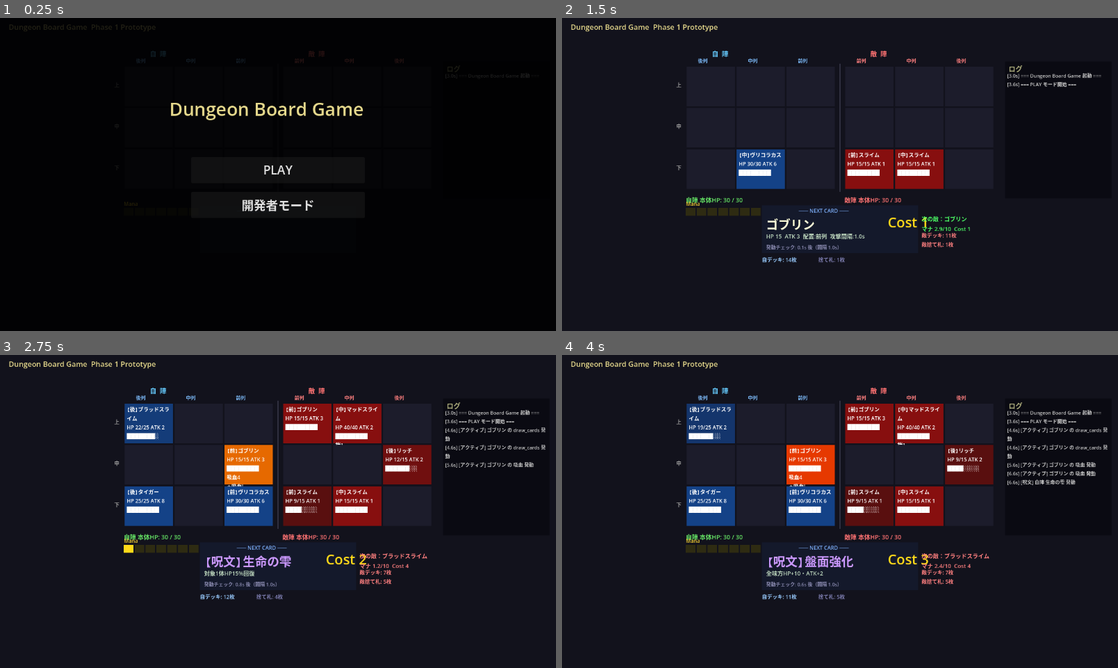
Above: before the commit, frames 1-4 (two rows, left to right).
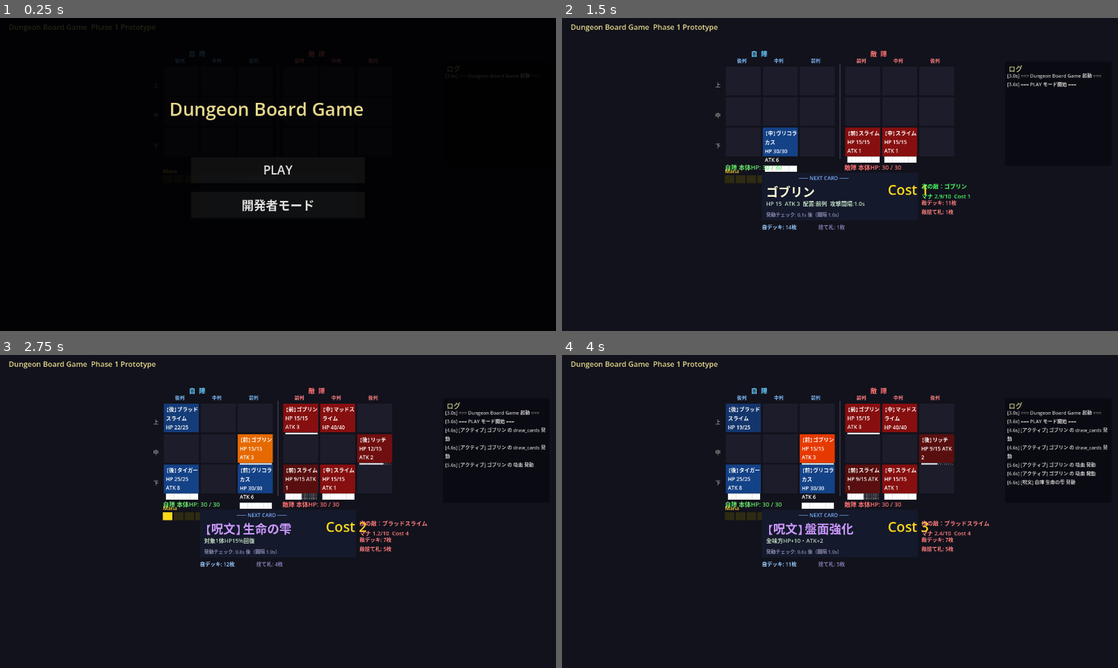
Above: after the commit, the same moments.

Repository: kazumak334-create/dungeon-board-game
Game: Godot game, scene res://scenes/Main.tscn
The game is run twice, just before and just after one commit, with the same random seed, the same clock (stepped at 60 frames per second) and the same inputs.
Inputs (mouse positions are in pixels of both pictures, inside the frame that each line leads up to):
- Up to frame 1 (0.25 s): no input
- Up to frame 2 (1.5 s): click "PLAY" at 0.5 s; tap Enter at 1.25 s; move the mouse to (962, 158) at 1.27 s; click (962, 158) at 1.42 s
- Up to frame 3 (2.75 s): drag from (166, 527) to (250, 574) at 2.02 s
- Up to frame 4 (4 s): move the mouse to (895, 442) at 2.77 s; click (895, 442) at 2.92 s; tap Space at 3.5 s; drag from (812, 574) to (673, 464) at 3.52 s

The runs differ from the first frame. In frame 1, 0.1% of the frame differs, in the area x 22-73%, y 10-60%; in frame 2, 7.2%; in frame 3, 14%; in frame 4, 14%, in the area x 20-78%, y 10-79%.

Commit message:
fix: セルサイズ縮小(85x70) + ヒビ床をテキスト表現に変更
- CELL_W 115→85, CELL_H 95→70（盤面効果の視認性向上）
- ヒビ床は色オーバーレイではなく「╳╳╳ ╳ヒビ╳」テキストで表現
- 穴は「■■■ ■穴■」テキスト
- ユニット不在セルに盤面効果名を表示
- UX・UIで変更予定のため最小限の実装

Co-Authored-By: Claude Opus 4.6 (1M context) <noreply@anthropic.com>

Diff:
--- a/scripts/Main.gd
+++ b/scripts/Main.gd
@@ -10,8 +10,8 @@
 var EffectExecutorScript = null  # 遅延ロード（preloadだとコンパイル時にフリーズ）
 
 # ---- レイアウト定数 ----
-const CELL_W    := 115
-const CELL_H    := 95
+const CELL_W    := 85
+const CELL_H    := 70
 const BOARD_TOP := 110   # 盤面上端Y
 
 # 盤面X原点（画面中央を基準に左右対称）
@@ -745,18 +745,32 @@
 	else:
 		rect.color = Color(0.11, 0.11, 0.17)
 		lbl.text   = ""
-	# 盤面効果の可視化（ユニット有無に関わらずオーバーレイ）
+	# 盤面効果の可視化（ユニット有無に関わらず）
 	var te_vis = board_manager.board_effects[side][r][c]
 	if te_vis != null:
+		var _EDB_vis = load("res://scripts/EffectDB.gd")
 		var tile_id: String = te_vis["effect_id"]
+		var tile_def = _EDB_vis.EFFECTS.get(tile_id, {})
+		var tile_display: String = tile_def.get("display", tile_id)
+		# 色オーバーレイ（ヒビは色ではなくテキスト）
 		match tile_id:
 			"tile_curse":        rect.color = rect.color.lerp(Color(0.5, 0.0, 0.5), 0.3)
 			"tile_fire":         rect.color = rect.color.lerp(Color(0.8, 0.2, 0.0), 0.3)
 			"tile_beast_forest": rect.color = rect.color.lerp(Color(0.0, 0.5, 0.0), 0.3)
 			"tile_fortress":     rect.color = rect.color.lerp(Color(0.3, 0.3, 0.6), 0.3)
-			"tile_crack":        rect.color = rect.color.lerp(Color(0.4, 0.3, 0.2), 0.3)
+			"tile_crack":        pass  # ヒビはテキストで表現
 			"tile_poison":       rect.color = rect.color.lerp(Color(0.3, 0.0, 0.4), 0.3)
 			"tile_hole":         rect.color = rect.color.lerp(Color(0.1, 0.1, 0.1), 0.5)
+		# ユニット不在時は盤面効果名を表示、ヒビはテキスト表現
+		if lbl.text == "":
+			if tile_id == "tile_crack":
+				lbl.text = "╳╳╳\n╳ヒビ╳\n╳╳╳"
+			elif tile_id == "tile_hole":
+				lbl.text = "■■■\n■ 穴 ■\n■■■"
+			else:
+				lbl.text = tile_display
+		elif tile_id == "tile_crack":
+			lbl.text = lbl.text + "\n─ヒビ─"
 
 func _update_base_hp() -> void:
 	player_base_label.text = "自陣 本体HP: %d / 30" % base_hp[0]
